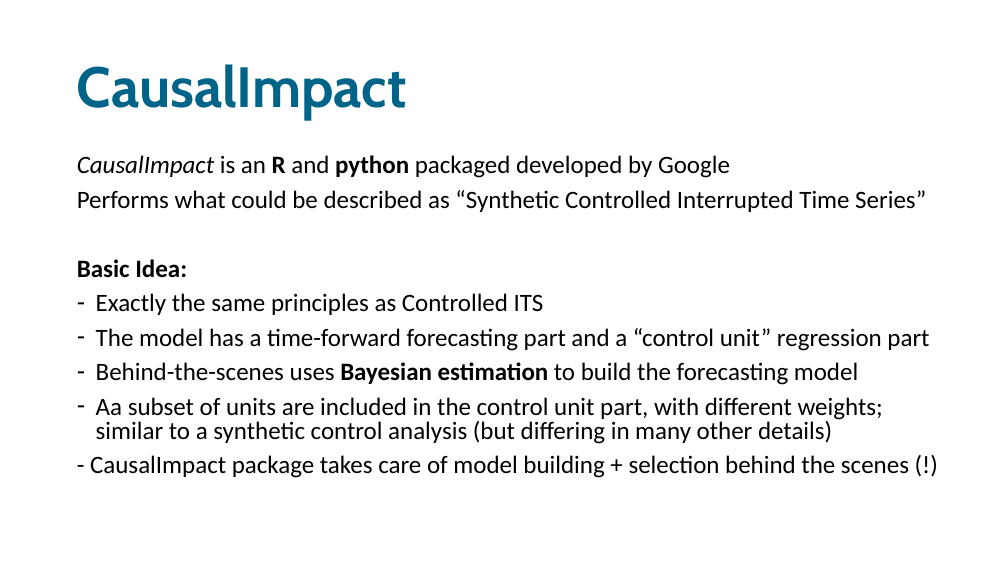
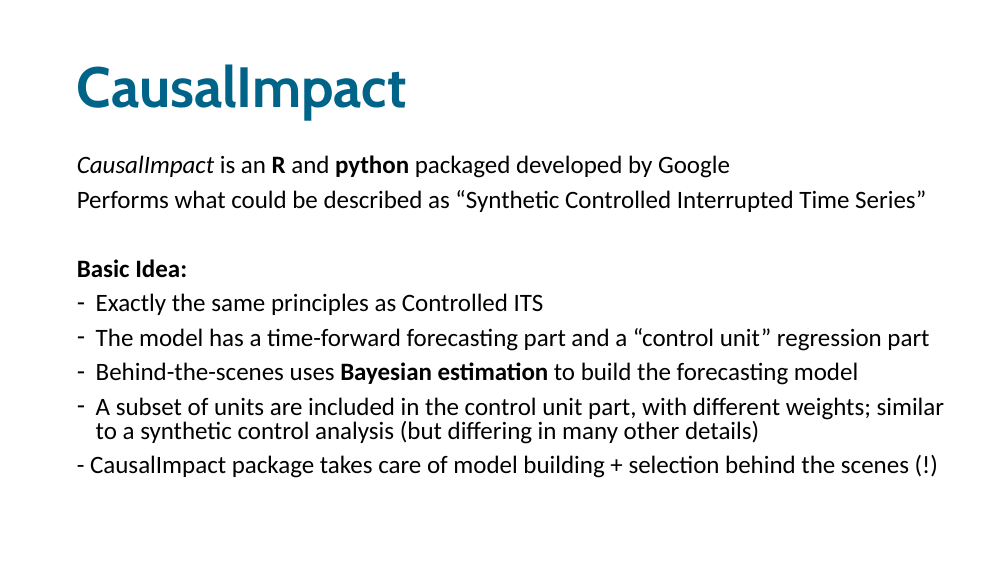
Before and after one commit to sodascience/workshop_causal_impact_assessment, a slide deck: slide 21 of lectures/04_causal_impact/causal_impact.pptx (slide 20 before the commit). Drawn at 1008x567 pixels with LibreOffice and Linux fonts; fonts in the diff are those of the drawing. Boxes give left, top, right and bottom in pixels: in the first picture for what was removed or moved away, otherwise in the second. Text is boxed around its words. In the diff, an @@ line names an element or a change of style, - is before the commit and + after.

Commit message:
causal impact and ITS cleaned

```diff
--- a/lectures/04_causal_impact/causal_impact.pptx
+++ b/lectures/04_causal_impact/causal_impact.pptx
@@ text at [96,397,945,444]: text changed @@
-– Aa subset of units are included in the control unit part, with different weights; similar to a synthetic control analysis (but differing in many other details)
+– A subset of units are included in the control unit part, with different weights; similar to a synthetic control analysis (but differing in many other details)
```
Also in this commit, not shown: 10 other slides changed, 5 slides added, 1 slide removed, 3 other files.
